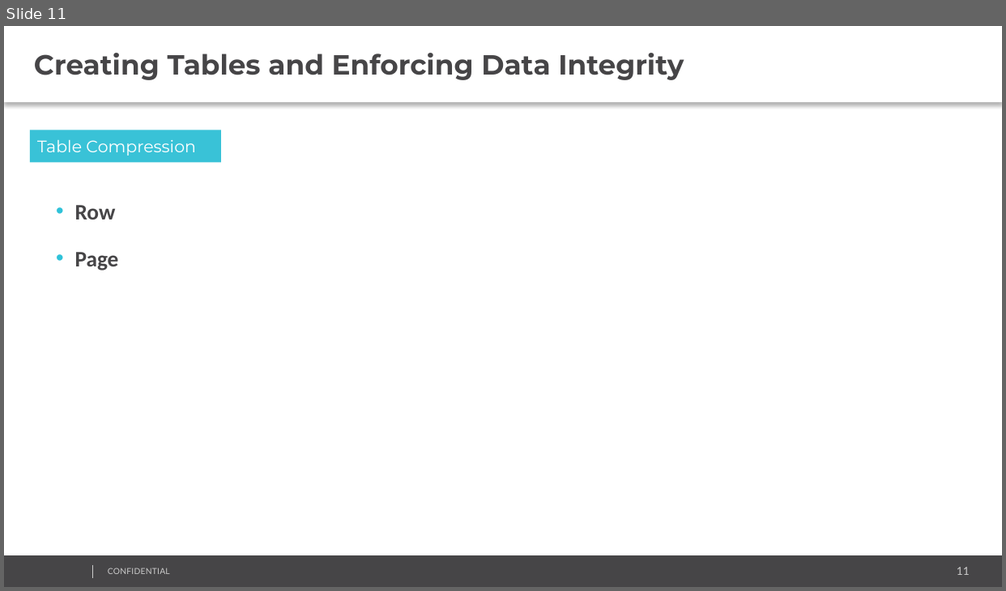
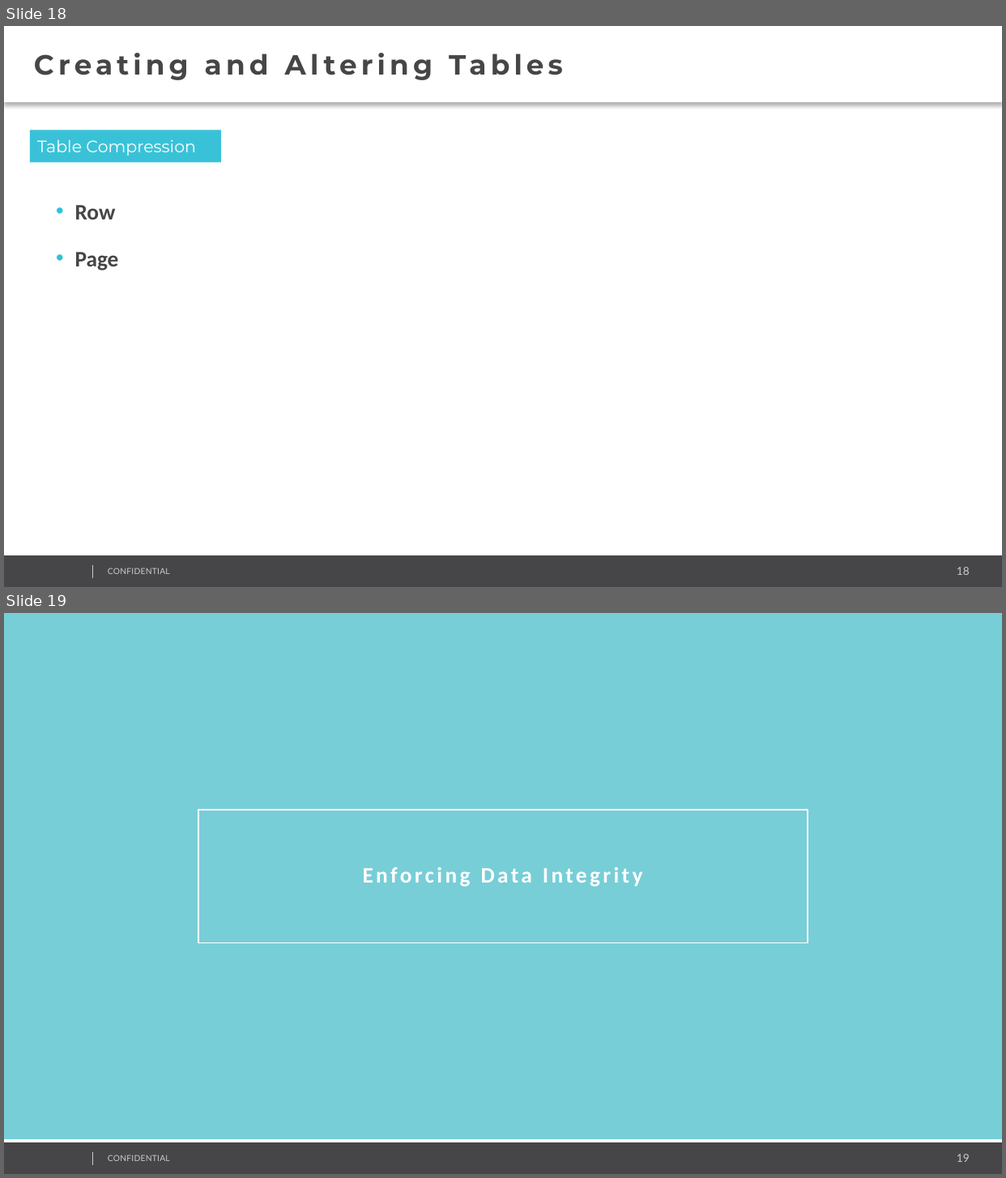
Before and after one commit to AndreyQC/MSBI.Lab, a slide deck: MSBI.Lecture.05/MSBI.Dev.S19E05.pptx. Shown one above the other, each under a label of ours: slide 11 before the commit, slides 18 and 19 after it. The pictures are 1006x591 and 1006x1178 pixels, drawn with LibreOffice and Linux fonts; fonts in the diff are those of the drawing; background and template pictures are left out. Boxes give left, top, right and bottom in pixels: in the first picture for what was removed or moved away, otherwise in the second. Text is boxed around its words. In the diff, an @@ line names an element or a change of style, - is before the commit and + after.

```diff
--- a/MSBI.Lecture.05/MSBI.Dev.S19E05.pptx
+++ b/MSBI.Lecture.05/MSBI.Dev.S19E05.pptx
@@ slide 19 added at [4,613,1002,1174], background #FFFFFF; not listed: 4 template elements that a slide beside it also shows @@
@@ rectangle added at [4,613,1002,1139], fill #77CED7 @@
@@ rectangle added at [198,810,808,943], outline #FFFFFF 0.75 pt @@
@@ text added at [363,867,643,887], 16 pt, text #FFFFFF, bold @@
+Enforcing Data Integrity
@@ what was slide 11 is now slide 18 @@
@@ slide 18 changed as well @@
@@ text at [34,53,563,80]: text changed @@
-Creating Tables and Enforcing Data Integrity
+Creating and Altering Tables
@@ page number at [957,567,970,575]: text changed @@
-11
+18
```
Also in this commit, not shown: 15 other slides changed, 15 other slides added, 6 slides removed, 3 other files.
